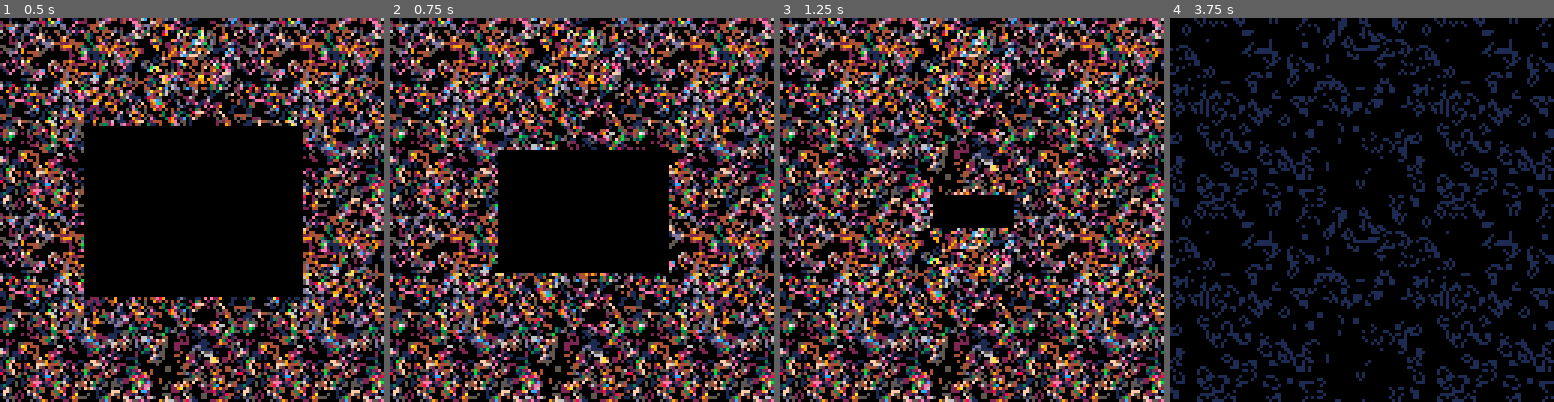
Above: before the commit, frames 1-4 (left to right).
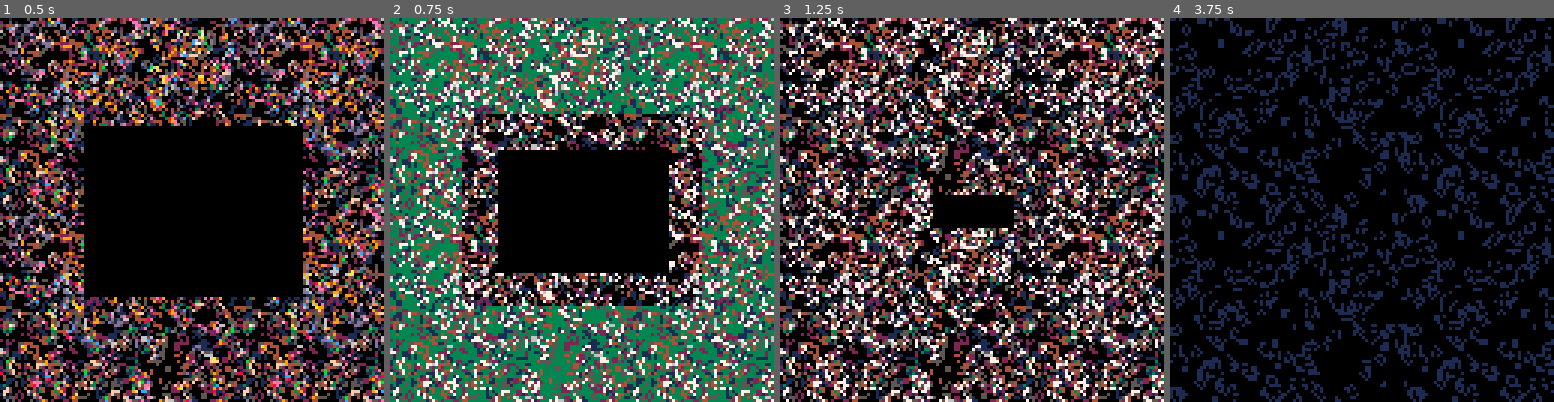
Above: after the commit, the same moments.

Repository: erwinbonsma/PicoGarden
Game: PICO-8 cartridge picogarden.p8
Same seed, same stepped clock (60 frames per second), same inputs: the game is played once before the commit and once after it.
Inputs:
- Up to frame 1 (0.5 s): tap X (X key) at 0.33 s
- Up to frame 2 (0.75 s): tap O (Z key) at 0.7 s
- Up to frame 3 (1.25 s): tap X (X key) at 1.07 s
- Up to frame 4 (3.75 s): hold Right 1.6-2.1 s; tap O (Z key) every 0.4 s from 1.7 to 3.7 s; tap X (X key) at 1.85, 2.97 s; hold Up 2.15-2.42 s; hold Right 2.47-3.03 s; hold Left 3.08-3.58 s; hold Down from 3.63 s (still down)

Frame 1 is identical in both runs. In frame 2, 40% of the frame differs, in the area x 0-100%, y 0-100%; in frame 3, 13%; in frame 4, 23%.

Commit message:
Flash background on revive

Diff:
--- a/picogarden.p8
+++ b/picogarden.p8
@@ -12,6 +12,17 @@
 max_wait=6
 min_revive_delay=10
 devmode=false
+
+-- colors so that:
+-- - intensity increases with
+--   amount of live cells
+-- - the blended colors follow
+--   from the core layer colors
+--   (as much as possible)
+display_palette={
+ 1,2,14,4,3,9,8,5,
+ 13,6,12,15,11,10,7,0
+}
 
 -- colors after display-pallete
 -- modification
@@ -721,10 +732,11 @@
  state.steps=0
  state.biomass_sum=0
  state.viewmode=5
- state.revive_wait=min_revive_delay
+ state.revive_wait=0
  state.num_revives=0
  state.btnx_hold=0
  state.fadein=32
+ state.flash_bg=0
 
  _draw=main_draw
  _update=main_update
@@ -748,6 +760,7 @@
  state.wait=5
  state.hiscore=dget(1)
  state.loscore=dget(2)
+ state.flash_bg=0
  if state.loscore==0 then
   state.loscore=0x7fff.ffff
  end
@@ -757,10 +770,7 @@
 
  state.bitcounter=bitcounter:new()
 
- pal(
-  {1,2,14,4,3,9,8,5,
-   13,6,12,15,11,10,7,0},1
- )
+ pal(display_palette,1)
 
  state.flowers=init_flowers(14)
  show_title()
@@ -793,7 +803,7 @@
     rbpu=bpu_ca-(8-rbpu)
    end
    rb-=8
-   v=v<<16
+   v<<=16
    poke4(
     d,$d|(expand[v]<<(i-1))
    )
@@ -812,6 +822,31 @@
    d0+64*y+52,d0+64*y+12,12
   )
  end
+
+ if state.flash_bg>0 then
+  for y=32,95 do
+   local a=d0+y*64
+   local b=a+52
+   for x=1,12 do
+    if @a&0xf==0 then
+     poke(a,@a|0x05)
+    end
+    if @a&0xf0==0 then
+     poke(a,@a|0x50)
+    end
+    a+=1
+
+    if @b&0xf==0 then
+     poke(b,@b|0x05)
+    end
+    if @b&0xf0==0 then
+     poke(b,@b|0x50)
+    end
+    b+=1
+   end
+  end
+ end
+
  for y=0,31 do
   memcpy(
    d0+64*y,d0+64*(y+64),64
@@ -819,6 +854,30 @@
   memcpy(
    d0+64*(y+96),d0+64*(y+32),64
   )
+ end
+
+ if state.flash_bg>0 then
+  for y=0,31 do
+   local a=d0+y*64+12
+   local b=a+96*64
+   for x=12,51 do
+    if @a&0xf==0 then
+     poke(a,@a|0x05)
+    end
+    if @a&0xf0==0 then
+     poke(a,@a|0x50)
+    end
+    a+=1
+
+    if @b&0xf==0 then
+     poke(b,@b|0x05)
+    end
+    if @b&0xf0==0 then
+     poke(b,@b|0x50)
+    end
+    b+=1
+   end
+  end
  end
 end
 
@@ -933,12 +992,11 @@
  if btnp(🅾️) then
   if state.play then
    if state.revive_wait==0 then
-    sfx(5)
+    --sfx(5)
     revive(state.gols)
     state.revive_wait=min_revive_delay
+    state.flash_bg=8
     state.num_revives+=1>>16
-   else
-    sfx(6)
    end
   else
    -- dev mode manipulation
@@ -1002,6 +1060,9 @@
 
  if state.fadein>0 then
   state.fadein-=1
+ end
+ if state.flash_bg>0 then
+  state.flash_bg-=1
  end
 end
 
